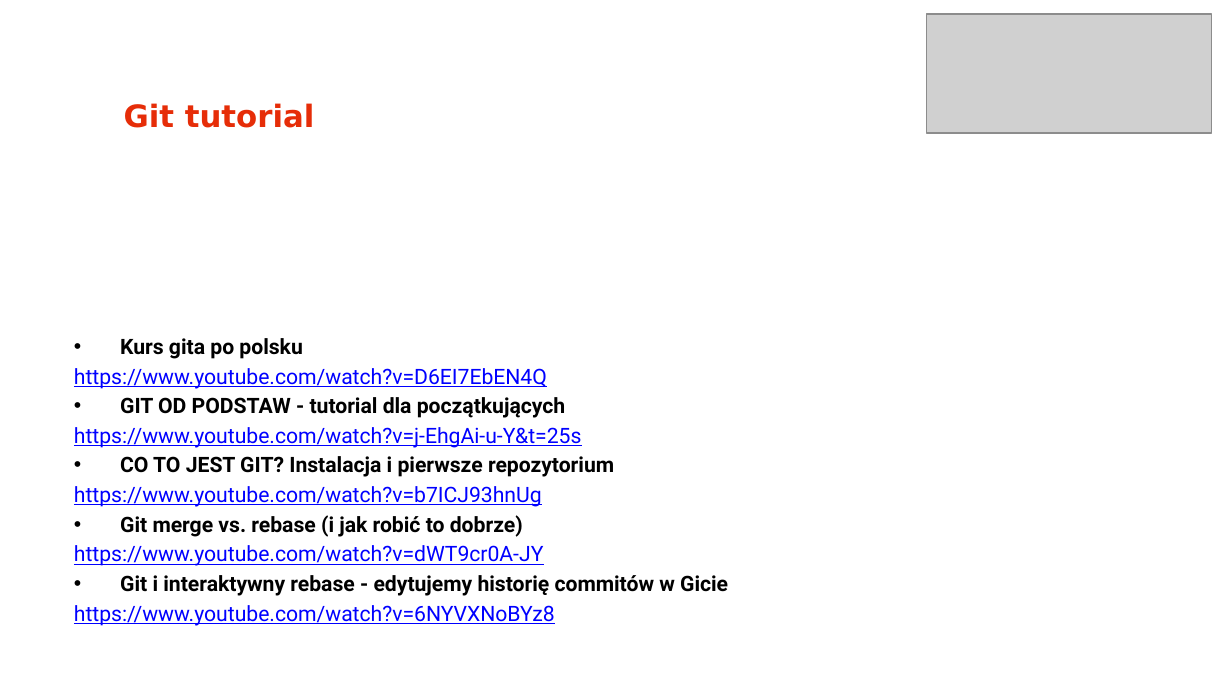
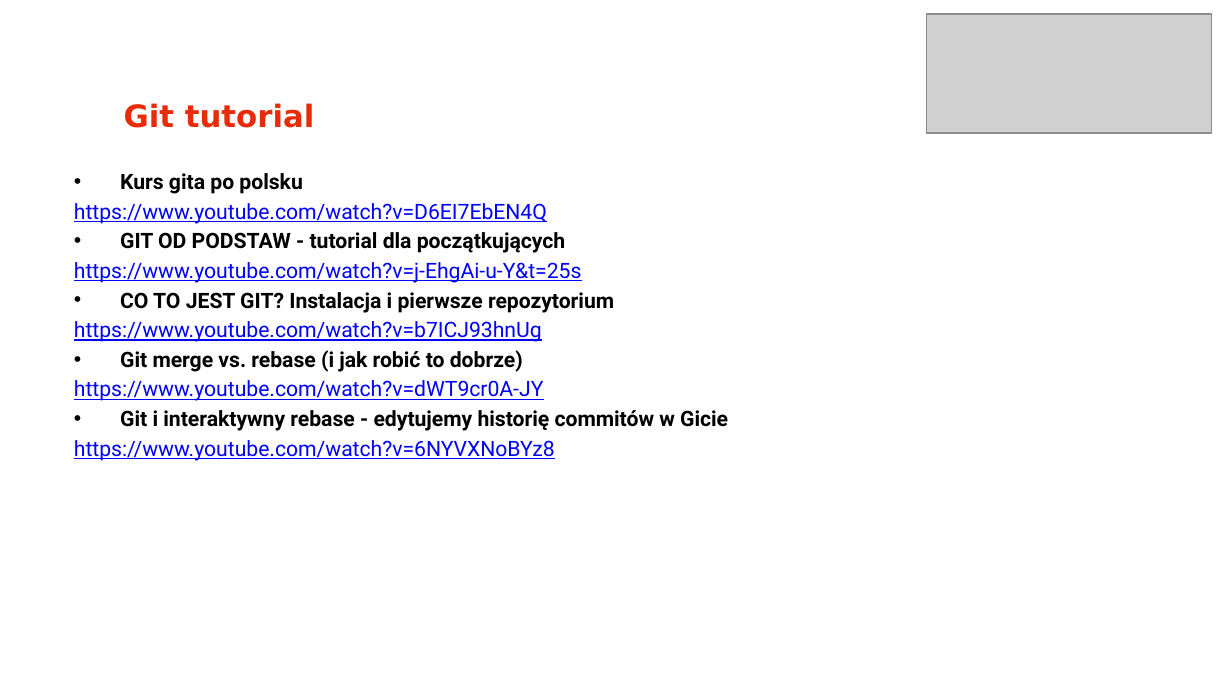
Before and after one commit to arturkwiek/gitlab-tutorial, a slide deck: slide 3 of 00. Git - tutorial - Zasoby sieciowe (sznurki).pptx. Drawn at 1232x693 pixels with LibreOffice and Linux fonts; fonts in the diff are those of the drawing; grey boxes stand for pictures; background and template pictures are left out. Boxes give left, top, right and bottom in pixels: in the first picture for what was removed or moved away, otherwise in the second. Text is boxed around its words. In the diff, an @@ line names an element or a change of style, - is before the commit and + after.

```diff
--- a/00. Git - tutorial - Zasoby sieciowe (sznurki).pptx
+++ b/00. Git - tutorial - Zasoby sieciowe (sznurki).pptx
@@ text "Kurs gita po polsku": place and size @@
-text "Kurs gita po polsku" at box(74, 338, 728, 626)
+text "Kurs gita po polsku" at box(74, 173, 728, 461)
```
Also in this commit, not shown: 1 other slide changed, 1 slide added, 2 other files.
